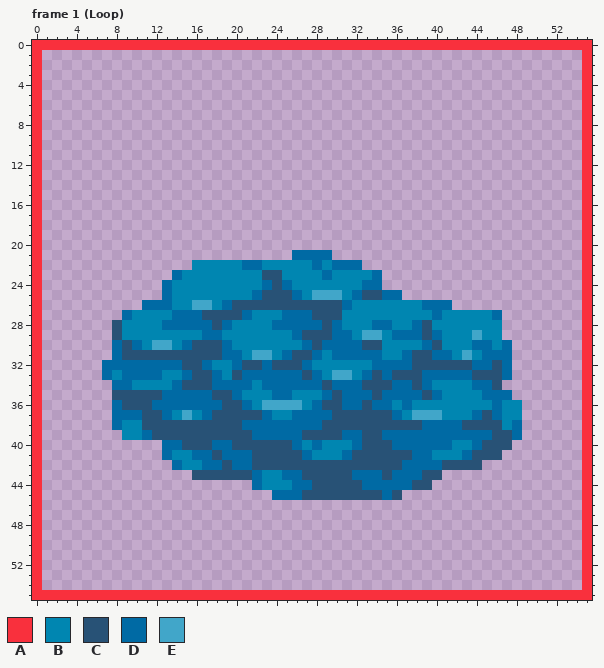
A pixel-art file gets an edit: graphics_work_files/tile art/water/water-underlay-dark1.aseprite. That is the earlier state.
56x56 pixels, 3 frames. Shown: frame 1 (Loop). The commit also changed other frames, which this record leaves out.
Palette (. is transparent): A #f9303d  B #0086b1  C #285276  D #006aa4  E #41a6c9
Pixels before, frame 1 (Loop), first column x 0:
 0 AAAAAAAAAAAAAAAAAAAAAAAAAAAAAAAAAAAAAAAAAAAAAAAAAAAAAAAA
 1 A......................................................A
 2 A......................................................A
 3 A......................................................A
 4 A......................................................A
 5 A......................................................A
 6 A......................................................A
 7 A......................................................A
 8 A......................................................A
 9 A......................................................A
10 A......................................................A
11 A......................................................A
12 A......................................................A
13 A......................................................A
14 A......................................................A
15 A......................................................A
16 A......................................................A
17 A......................................................A
18 A......................................................A
19 A......................................................A
20 A......................................................A
21 A.........................DDDD.........................A
22 A...............BBBBBDDBBBBBDBDDD......................A
23 A.............DBBBBBBBBCCBBBBDBBBBD....................A
24 A............DBBBBBBBBBDCDBBBBBBBDD....................A
25 A............DBBBBBBBBDCCCDBEEEBDCCDD..................A
26 A..........DDDBBEEBDCCCCCCCCCCCDBBBBBBBDDD.............A
27 A........DBBBBDDDCCCCDBBBDDDCCCBBBBBBBBBDBBBBBD........A
28 A.......CBBBBDDDDDCDBBBBDDDDDCDBBBDDBBDCBBBBBBB........A
29 A.......CBBBBBBBBDDBBBBBBBDCCCDDBEEBDDDCDBBBEBB........A
30 A.......DCDBEEBDCCCDBBBBBBBDCDDDDCCBBBBDCBBBDDBD.......A
31 A.......DCCCCCCCCCCDDBEEBDCCDBDDDDDBBDCCDDBEBDDD.......A
32 A......DDDDDDDDCCDBBDCCDCCCDBBBBBBDDDDCCCCCCDDCD.......A
33 A......DBDDDDBBDCCDBCDDDDDDCDBEEBDCDCCCDDDDDCCCD.......A
34 A.......DDBBBBDCCCDDDDBDDDDDDCDDDCCCDDCDBBBBDDC........A
35 A.......CCCCCDDDDDCCDBBBDDBBBDCDDDCDDDDCDBBBBDDD.......A
36 A.......DCCCDDDDDDDCCDBEEEEBDCCDDCDDBDBBBBBBBBDBB......A
37 A.......DDDCCDBEBDCCCCCDBBDDDDCCCCCCDBEEEBBBDCDBB......A
38 A.......DBBCCCCCCCCCCDDDDDDDDCCCCCCCCCCDDDDCCCCBD......A
39 A........BBDCCCCCCCCCCDDDDDCCCCDDCCDDDDDDDDDDDCCD......A
40 A............DDCCCDDCCCCCCDBDBBBDCCCDDDDDDBBDCCC.......A
41 A............DBBDDCDDDCCCCCDBBBDCCCCCCDDBBBDCCC........A
42 A.............DBBDDCDDCCCCCCCCCCCCCCCDDDDCCCC..........A
43 A...............CCCCCCDBBDDCCCCCDDDCDDDCC..............A
44 A.....................DBBBDDCCCCCDDDDDCC...............A
45 A.......................DDDCCCCCCCCDC..................A
46 A......................................................A
47 A......................................................A
48 A......................................................A
49 A......................................................A
50 A......................................................A
51 A......................................................A
52 A......................................................A
53 A......................................................A
54 A......................................................A
55 AAAAAAAAAAAAAAAAAAAAAAAAAAAAAAAAAAAAAAAAAAAAAAAAAAAAAAAA
The same view after the edit:
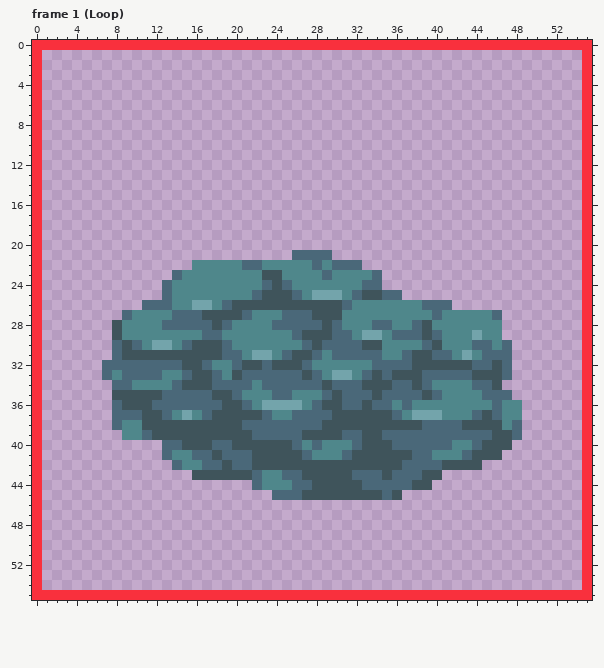
The edit:
colour B: #0086b1 -> #4f878b
colour C: #285276 -> #3f545b
colour D: #006aa4 -> #4a6879
colour E: #41a6c9 -> #73a4ab
